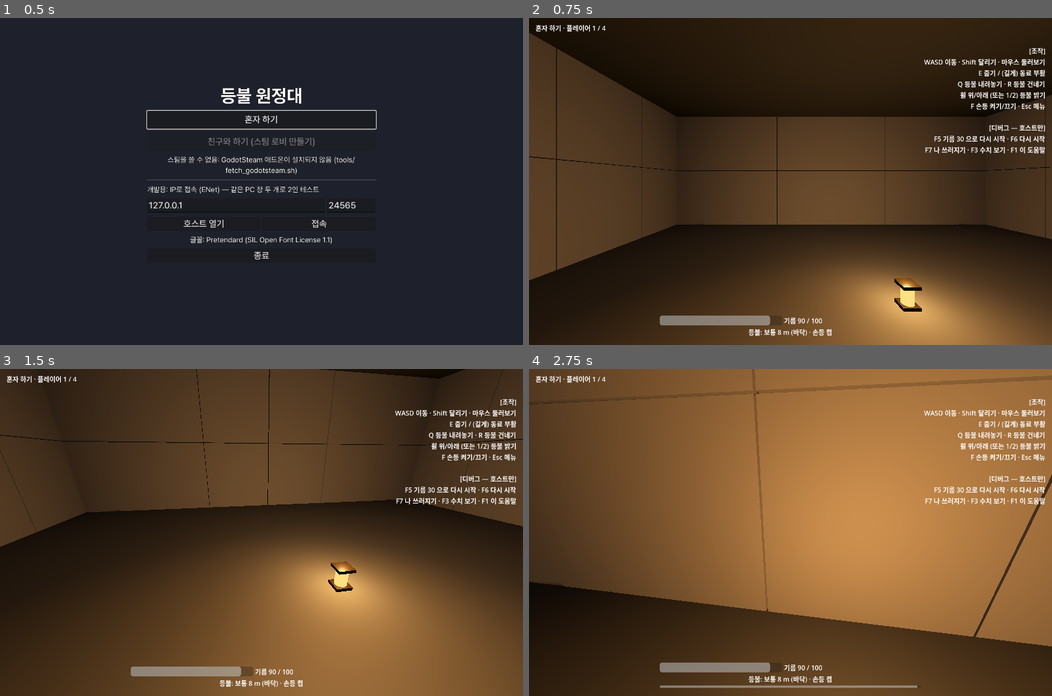
Above: before the commit, frames 1-4 (two rows, left to right).
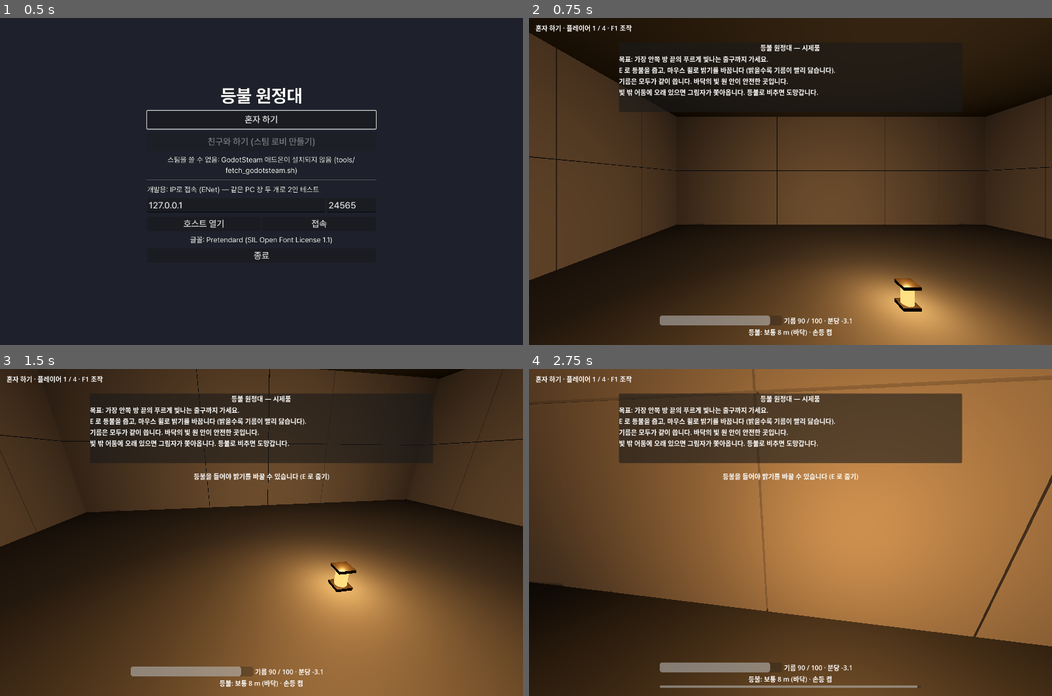
Above: after the commit, the same moments.

Repository: jjjjmd13-cmyk/fuzzy-octo-goggles
Game: Godot game, scene res://scenes/menu/main_menu.tscn
Two runs of this game, one before a commit and one after it. Both use one fixed random seed, a clock stepped at 60 frames per second and the inputs below.
Inputs (mouse positions are in pixels of both pictures, inside the frame that each line leads up to):
- Up to frame 1 (0.5 s): no input
- Up to frame 2 (0.75 s): click "혼자 하기" at 0.5 s
- Up to frame 3 (1.5 s): tap Enter at 1.25 s; move the mouse to (287, 532) at 1.27 s; hold W (move_forward) from 1.28 s (still down); hold Mouse wheel up (lantern_brighter) from 1.28 s (still down)
- Up to frame 4 (2.75 s): keep holding W (move_forward); tap Mouse wheel down (lantern_dimmer) at 1.55, 2.1 s; move the mouse to (764, 532) at 2.02 s; release Mouse wheel up (lantern_brighter) at 2.03 s; tap Shift (run) at 2.3 s

Frame 1 is identical in both runs. In frame 2, 3.4% of the frame differs, in the area x 15-99%, y 2-94%; in frame 3, 12%; in frame 4, 16%, in the area x 15-99%, y 2-93%.

Commit message:
[개발] 첫 플레이 테스트 피드백 수정 (진행 중)
- 휠 밝기: 등불을 안 들었으면 안내, 단계가 바뀌면 크게 알림
- 추적자: 몸 충돌, 어둠 속에서 닿으면 바로 공격 준비, 플레이어 쪽으로 배회
- 쫓김 경고, 시작 안내, 임시 출구·원정 성공, 기름 분당 소모 표시
- 문구는 data/text/prototype_text.tres
- tests/game/test_playtest1

Co-Authored-By: Claude Opus 5.5 <noreply@anthropic.com>
Claude-Session: https://claude.ai/code/session_011AhoxvjuUAeZ5SvtvgroTK

Diff:
--- a/data/balance/balance.tres
+++ b/data/balance/balance.tres
@@ -58,4 +58,7 @@
 proto_interact_range = 2.0
 proto_give_range = 3.0
 proto_fail_restart_delay = 5.0
+proto_exit_radius = 2.0
+proto_stalker_wander_toward_player = 0.6
+proto_stalker_contact_range = 0.9
 proto_debug_oil_start = 30.0
--- a/data/balance/balance_data.gd
+++ b/data/balance/balance_data.gd
@@ -79,6 +79,12 @@
 @export var proto_give_range := 3.0
 ## 전원 쓰러짐 뒤 다시 시작까지 (s)
 @export var proto_fail_restart_delay := 5.0
+## 임시 목표(출구) 도착 판정 반경 (m)
+@export var proto_exit_radius := 2.0
+## 추적자가 배회할 때 플레이어 쪽(빛 가장자리 바깥)으로 갈 확률 0~1. 0 이면 방 안 아무 곳.
+@export var proto_stalker_wander_toward_player := 0.6
+## 이 거리(수평, m) 안에서 어둠 속 플레이어와 몸이 닿으면 바로 공격 준비
+@export var proto_stalker_contact_range := 0.9
 ## 디버그 키(F5)로 다시 시작할 때의 시작 기름 (PLAYTEST_PROTOTYPE.md 2판째)
 @export var proto_debug_oil_start := 30.0
 
--- /dev/null
+++ b/data/text/prototype_text.gd
@@ -0,0 +1,17 @@
+extends Resource
+## 시제품 화면 문구 (기획팀이 data/text/prototype_text.tres 만 고친다).
+## %s, %d 가 들어 있는 문구는 그 자리에 숫자·이름이 들어가므로 개수와 순서를 그대로 둔다.
+
+@export var intro_title := "등불 원정대 — 시제품"
+@export_multiline var intro_body := ""
+## 판이 시작될 때 안내를 보여 주는 시간 (초)
+@export var intro_seconds := 12.0
+@export var need_lantern_hint := ""
+## %s = 단계 이름(낮춤/보통/키움), %d = 반경 m
+@export var level_notice := ""
+@export var stalked_warning := ""
+@export var attack_warning := ""
+## %d = 다시 시작까지 남은 초
+@export var success_message := ""
+## %d = 다시 시작까지 남은 초
+@export var fail_message := ""
--- /dev/null
+++ b/data/text/prototype_text.tres
@@ -0,0 +1,20 @@
+[gd_resource type="Resource" script_class="" load_steps=2 format=3]
+
+[ext_resource type="Script" path="res://data/text/prototype_text.gd" id="1_text"]
+
+[resource]
+script = ExtResource("1_text")
+intro_title = "등불 원정대 — 시제품"
+intro_body = "목표: 가장 안쪽 방 끝의 푸르게 빛나는 출구까지 가세요.
+E 로 등불을 줍고, 마우스 휠로 밝기를 바꿉니다 (밝을수록 기름이 빨리 닳습니다).
+기름은 모두가 같이 씁니다. 바닥의 빛 원 안이 안전한 곳입니다.
+빛 밖 어둠에 오래 있으면 그림자가 쫓아옵니다. 등불로 비추면 도망갑니다."
+intro_seconds = 12.0
+need_lantern_hint = "등불을 들어야 밝기를 바꿀 수 있습니다 (E 로 줍기)"
+level_notice = "등불 %s — 빛 %d m"
+stalked_warning = "무언가 어둠 속에서 다가온다…"
+attack_warning = "뒤에 있다! 빛 안으로!"
+success_message = "원정 성공!
+%d초 뒤 다시 시작"
+fail_message = "전원 쓰러짐 — 원정 실패
+%d초 뒤 다시 시작"
--- /dev/null
+++ b/scenes/art/exit_model.tscn
@@ -0,0 +1,35 @@
+[gd_scene load_steps=4 format=3 uid="uid://b7exitmodel01"]
+
+[sub_resource type="StandardMaterial3D" id="StandardMaterial3D_exit"]
+albedo_color = Color(0.3, 0.75, 0.9, 1)
+emission_enabled = true
+emission = Color(0.3, 0.75, 0.9, 1)
+emission_energy_multiplier = 1.5
+
+[sub_resource type="BoxMesh" id="BoxMesh_pillar"]
+material = SubResource("StandardMaterial3D_exit")
+size = Vector3(0.25, 2.4, 0.25)
+
+[sub_resource type="BoxMesh" id="BoxMesh_lintel"]
+material = SubResource("StandardMaterial3D_exit")
+size = Vector3(2, 0.25, 0.25)
+
+[node name="ExitModel" type="Node3D"]
+
+[node name="PillarLeft" type="MeshInstance3D" parent="."]
+transform = Transform3D(1, 0, 0, 0, 1, 0, 0, 0, 1, -0.9, 1.2, 0)
+mesh = SubResource("BoxMesh_pillar")
+
+[node name="PillarRight" type="MeshInstance3D" parent="."]
+transform = Transform3D(1, 0, 0, 0, 1, 0, 0, 0, 1, 0.9, 1.2, 0)
+mesh = SubResource("BoxMesh_pillar")
+
+[node name="Lintel" type="MeshInstance3D" parent="."]
+transform = Transform3D(1, 0, 0, 0, 1, 0, 0, 0, 1, 0, 2.4, 0)
+mesh = SubResource("BoxMesh_lintel")
+
+[node name="Glow" type="OmniLight3D" parent="."]
+transform = Transform3D(1, 0, 0, 0, 1, 0, 0, 0, 1, 0, 1.2, 0.5)
+light_color = Color(0.4, 0.8, 1, 1)
+light_energy = 1.2
+omni_range = 4.0
--- a/scenes/game/hud.tscn
+++ b/scenes/game/hud.tscn
@@ -71,6 +71,58 @@
 theme_type_variation = &"PromptLabel"
 horizontal_alignment = 1
 
+[node name="Intro" type="PanelContainer" parent="."]
+anchors_preset = 5
+anchor_left = 0.5
+anchor_right = 0.5
+offset_left = -420.0
+offset_top = 60.0
+offset_right = 420.0
+offset_bottom = 230.0
+grow_horizontal = 2
+mouse_filter = 2
+
+[node name="Box" type="VBoxContainer" parent="Intro"]
+layout_mode = 2
+mouse_filter = 2
+
+[node name="Title" type="Label" parent="Intro/Box"]
+layout_mode = 2
+theme_type_variation = &"PromptLabel"
+horizontal_alignment = 1
+
+[node name="Body" type="Label" parent="Intro/Box"]
+layout_mode = 2
+autowrap_mode = 3
+
+[node name="Notice" type="Label" parent="."]
+anchors_preset = 5
+anchor_left = 0.5
+anchor_right = 0.5
+offset_left = -460.0
+offset_top = 250.0
+offset_right = 460.0
+offset_bottom = 300.0
+grow_horizontal = 2
+theme_type_variation = &"PromptLabel"
+horizontal_alignment = 1
+
+[node name="Warning" type="Label" parent="."]
+anchors_preset = 8
+anchor_left = 0.5
+anchor_top = 0.5
+anchor_right = 0.5
+anchor_bottom = 0.5
+offset_left = -460.0
+offset_top = 40.0
+offset_right = 460.0
+offset_bottom = 90.0
+grow_horizontal = 2
+grow_vertical = 2
+theme_override_colors/font_color = Color(1, 0.4, 0.3, 1)
+theme_type_variation = &"PromptLabel"
+horizontal_alignment = 1
+
 [node name="Bottom" type="VBoxContainer" parent="."]
 anchors_preset = 7
 anchor_left = 0.5
--- a/scenes/game/world.tscn
+++ b/scenes/game/world.tscn
@@ -10,6 +10,7 @@
 [ext_resource type="Script" path="res://scripts/game/stalker.gd" id="8_stalker"]
 [ext_resource type="PackedScene" uid="uid://b7stalkmdl001" path="res://scenes/art/stalker_model.tscn" id="9_stalker_model"]
 [ext_resource type="PackedScene" uid="uid://b7hud00000001" path="res://scenes/game/hud.tscn" id="10_hud"]
+[ext_resource type="PackedScene" uid="uid://b7exitmodel01" path="res://scenes/art/exit_model.tscn" id="11_exit"]
 
 [sub_resource type="Environment" id="Environment_dark"]
 background_mode = 1
@@ -163,8 +164,13 @@
 [node name="BottleC" parent="Bottles" instance=ExtResource("7_bottle")]
 transform = Transform3D(1, 0, 0, 0, 1, 0, 0, 0, 1, 8, 0, -16)
 
+[node name="Exit" type="Node3D" parent="."]
+transform = Transform3D(1, 0, 0, 0, 1, 0, 0, 0, 1, 12, 0, -16.8)
+
+[node name="Model" parent="Exit" instance=ExtResource("11_exit")]
+
 [node name="Stalker" type="CharacterBody3D" parent="."]
-transform = Transform3D(1, 0, 0, 0, 1, 0, 0, 0, 1, 15, 0.05, -16)
+transform = Transform3D(1, 0, 0, 0, 1, 0, 0, 0, 1, 8, 0.05, -13)
 collision_layer = 4
 script = ExtResource("8_stalker")
 
--- a/scenes/player/player.tscn
+++ b/scenes/player/player.tscn
@@ -40,6 +40,7 @@
 
 [node name="Player" type="CharacterBody3D"]
 collision_layer = 2
+collision_mask = 5
 script = ExtResource("1_player")
 
 [node name="CollisionShape3D" type="CollisionShape3D" parent="."]
--- a/scripts/game/expedition.gd
+++ b/scripts/game/expedition.gd
@@ -10,7 +10,7 @@
 signal player_downed(peer_id: int)
 signal player_revived(peer_id: int, reviver_id: int)
 
-enum Phase { PLAYING, FAILED }
+enum Phase { PLAYING, FAILED, SUCCEEDED }
 
 ## 요청 종류 (request 의 action).
 const ACT_PICKUP_LANTERN := "pickup_lantern"
@@ -146,7 +146,7 @@
 	if not is_host():
 		return
 	var players: Array = world.get_players()
-	if phase == Phase.FAILED:
+	if phase != Phase.PLAYING:
 		restart_in -= delta
 		if restart_in <= 0.0:
 			reset_round()
@@ -161,6 +161,17 @@
 	if not players.is_empty() and players.all(func(p: Node) -> bool: return not p.is_active()):
 		phase = Phase.FAILED
 		restart_in = Tuning.data.proto_fail_restart_delay
+	elif _all_active_at_exit(players):
+		phase = Phase.SUCCEEDED
+		restart_in = Tuning.data.proto_fail_restart_delay
+
+
+## 임시 목표: 쓰러지지 않은 플레이어가 모두 출구(방 C 끝) 가까이에 오면 원정 성공.
+func _all_active_at_exit(players: Array) -> bool:
+	var exit_pos: Vector3 = world.get_node("Exit").global_position
+	var active := players.filter(func(p: Node) -> bool: return p.is_active())
+	return not active.is_empty() and active.all(
+		func(p: Node) -> bool: return horizontal_distance(p.global_position, exit_pos) <= Tuning.data.proto_exit_radius)
 
 
 func _tick_oil(delta: float) -> void:
--- a/scripts/game/hud.gd
+++ b/scripts/game/hud.gd
@@ -1,5 +1,8 @@
 extends CanvasLayer
 ## 시제품 화면 표시. 모든 값은 동기화된 상태를 읽기만 한다 (판정은 호스트).
+## 문구는 data/text/prototype_text.tres (기획팀이 고치는 곳).
+
+const TEXT: Resource = preload("res://data/text/prototype_text.tres")
 
 const HELP_TEXT := """[조작]
 WASD 이동 · Shift 달리기 · 마우스 둘러보기
@@ -26,6 +29,15 @@
 @onready var help_label: Label = $Help
 @onready var debug_label: Label = $Debug
 @onready var pause_menu: Control = $PauseMenu
+@onready var intro_panel: Control = $Intro
+@onready var intro_label: Label = $Intro/Box/Body
+@onready var notice_label: Label = $Notice
+@onready var warning_label: Label = $Warning
+
+var _intro_left := 0.0
+var _notice_left := 0.0
+var _last_phase := -1
+var _last_level_key := ""
 
 
 func _ready() -> void:
@@ -34,8 +46,19 @@
 	invite_button.pressed.connect(Net.invite_friends)
 	pause_menu.hide()
 	debug_label.hide()
+	help_label.hide()  # 처음엔 안내(Intro)가 같은 자리를 쓴다. F1 로 연다.
 	help_label.text = HELP_TEXT % int(Tuning.data.proto_debug_oil_start)
 	revive_bar.max_value = Tuning.data.down_revive_time
+	$Intro/Box/Title.text = TEXT.intro_title
+	intro_label.text = TEXT.intro_body
+	notice_label.text = ""
+	warning_label.text = ""
+
+
+## 화면 가운데 위에 잠깐 크게 띄우는 안내.
+func show_notice(text: String, seconds: float = 2.0) -> void:
+	notice_label.text = text
+	_notice_left = seconds
 
 
 func is_paused() -> bool:
@@ -61,20 +84,21 @@
 	Input.mouse_mode = Input.MOUSE_MODE_VISIBLE if paused else Input.MOUSE_MODE_CAPTURED
 
 
-func _process(_delta: float) -> void:
+func _process(delta: float) -> void:
 	var data: Resource = Tuning.data
 	var expedition: Node = world.expedition
 	var oil_tank: Node = world.oil_tank
 	var lantern: Node3D = world.lantern
 	var me: Node = world.get_local_player()
 
-	status_label.text = "%s · 플레이어 %d / %d" % [Net.status_text, world.get_players().size(), Net.MAX_PLAYERS]
+	status_label.text = "%s · 플레이어 %d / %d · F1 조작" % [Net.status_text, world.get_players().size(), Net.MAX_PLAYERS]
 	invite_button.visible = Net.can_invite_friends()
 
 	oil_bar.max_value = data.oil_max
 	oil_bar.value = oil_tank.oil
 	if oil_tank.has_oil():
-		oil_label.text = "기름 %d / %d%s" % [ceili(oil_tank.oil), int(data.oil_max), "  부족!" if oil_tank.is_low() else ""]
+		oil_label.text = "기름 %d / %d · 분당 -%.1f%s" % [
+			ceili(oil_tank.oil), int(data.oil_max), expedition.oil_drain_per_minute(), "  부족!" if oil_tank.is_low() else ""]
 	elif oil_tank.in_wick():
 		oil_label.text = "기름 없음 — 심지 %d초" % ceili(oil_tank.wick_left)
 	else:
@@ -90,8 +114,11 @@
 		light_text += " · 손등 %s" % ("켬" if me.is_handlamp_lit() else ("꺼짐" if not me.handlamp_on else "—"))
 	light_label.text = light_text
 
+	_update_timers(delta, expedition)
 	if me == null:
 		return
+	_update_level_notice(me, lantern)
+	_update_warning(me)
 	vignette.material.set_shader_parameter("amount", me.dark / data.dark_max)
 	stamina_bar.max_value = data.player_stamina
 	stamina_bar.value = me.stamina
@@ -126,9 +153,46 @@
 	revive_bar.value = progress
 
 
+## 판이 (다시) 시작되면 안내를 보여 주고, 안내·알림 시간을 줄인다.
+func _update_timers(delta: float, expedition: Node) -> void:
+	if expedition.phase != _last_phase:
+		if expedition.phase == expedition.Phase.PLAYING:
+			_intro_left = TEXT.intro_seconds
+		_last_phase = expedition.phase
+	_intro_left = maxf(_intro_left - delta, 0.0)
+	intro_panel.visible = _intro_left > 0.0
+	_notice_left = maxf(_notice_left - delta, 0.0)
+	if _notice_left <= 0.0:
+		notice_label.text = ""
+
+
+## 내가 든 등불의 밝기 단계가 바뀌면 크게 알린다 (플레이 테스트 1: "휠을 굴려도 똑같다").
+func _update_level_notice(me: Node, lantern: Node3D) -> void:
+	var key := ""
+	if lantern.holder_peer == me.get_peer_id():
+		key = "%s/%d" % [lantern.level_name(), int(lantern.light_radius())]
+	if key != _last_level_key and not key.is_empty() and not _last_level_key.is_empty():
+		show_notice(TEXT.level_notice % [lantern.level_name(), int(lantern.light_radius())], 1.5)
+	_last_level_key = key
+
+
+## 추적자가 나를 노리면 경고 (플레이 테스트 1: "언제 쫓아오는지 모르겠다").
+func _update_warning(me: Node) -> void:
+	var stalker: Node = world.stalker
+	var text := ""
+	if stalker.target_peer == me.get_peer_id() and me.is_active():
+		if stalker.state == stalker.State.ATTACK:
+			text = TEXT.attack_warning
+		elif stalker.state == stalker.State.STALK:
+			text = TEXT.stalked_warning
+	warning_label.text = text
+
+
 func _update_center(me: Node, expedition: Node) -> void:
-	if expedition.phase == expedition.Phase.FAILED:
-		center_label.text = "전원 쓰러짐 — 원정 실패\n%d초 뒤 다시 시작" % ceili(expedition.restart_in)
+	if expedition.phase == expedition.Phase.SUCCEEDED:
+		center_label.text = TEXT.success_message % ceili(expedition.restart_in)
+	elif expedition.phase == expedition.Phase.FAILED:
+		center_label.text = TEXT.fail_message % ceili(expedition.restart_in)
 	elif me.knocked_out:
 		center_label.text = "기절했습니다\n(이번 판에서는 다시 일어날 수 없습니다)"
 	elif me.downed:
--- a/scripts/game/stalker.gd
+++ b/scripts/game/stalker.gd
@@ -80,6 +80,12 @@
 	# 빛을 맞으면 어느 상태든 후퇴 (후퇴 중 제외).
 	if state != State.FLEE and _lit_time >= data.stalker_light_flee_time:
 		_enter(State.FLEE)
+	# 어둠 속에서 몸이 닿으면 게이지와 상관없이 바로 공격 준비 (플레이 테스트 1: "통과해도 상관없다").
+	if state != State.FLEE and state != State.ATTACK:
+		var touched := _touching_player(expedition)
+		if touched != null:
+			target_peer = touched.get_peer_id()
+			_enter(State.ATTACK)
 	if state == State.ATTACK:
 		_tick_attack(delta, expedition)
 
@@ -159,6 +165,14 @@
 	return best
 
 
+func _touching_player(expedition: Node) -> Node:
+	for player in _world().get_players():
+		if player.is_active() and not expedition.is_in_big_light(player.global_position) \
+				and expedition.horizontal_distance(global_position, player.global_position) <= Tuning.data.proto_stalker_contact_range:
+			return player
+	return null
+
+
 func _try_start_stalk() -> bool:
 	var candidate := _find_candidate()
 	if candidate == null:
@@ -180,7 +194,7 @@
 		State.WANDER:
 			_speed = data.stalker_wander_speed
 			target_peer = 0
-			agent.target_position = _random_nav_point()
+			agent.target_position = _wander_point()
 		State.STALK:
 			_speed = data.stalker_stalk_speed
 		State.ATTACK:
@@ -225,6 +239,26 @@
 	rotation.y = lerp_angle(rotation.y, atan2(-dir.x, -dir.z), minf(delta * 8.0, 1.0))
 
 
+## 배회 목적지. proto_stalker_wander_toward_player 확률로 플레이어 쪽으로 간다:
+## 플레이어가 큰 빛 안이면 그 빛 가장자리 바로 바깥(추적자 쪽), 어둠 속이면 플레이어 근처.
+## 빛을 들고 다녀도 추적자가 모습을 드러내 기다리게 하려는 것 (플레이 테스트 1: "괴물이 반응을 안 한다").
+func _wander_point() -> Vector3:
+	var expedition: Node = _expedition()
+	var players: Array = _world().get_players().filter(func(p: Node) -> bool: return p.is_active())
+	if players.is_empty() or _rng.randf() >= Tuning.data.proto_stalker_wander_toward_player:
+		return _random_nav_point()
+	var player: Node3D = players[_rng.randi() % players.size()]
+	var point := player.global_position
+	if expedition.is_in_big_light(point):
+		var center: Vector3 = expedition.lantern.light_center()
+		var away := global_position - center
+		away.y = 0.0
+		if away.length() < 0.1:
+			away = Vector3.FORWARD
+		point = center + away.normalized() * (expedition.lantern.light_radius() + 1.5)
+	return NavigationServer3D.map_get_closest_point(get_world_3d().navigation_map, point)
+
+
 func _random_nav_point() -> Vector3:
 	var map := get_world_3d().navigation_map
 	var point := NavigationServer3D.map_get_random_point(map, agent.navigation_layers, false)
--- a/scripts/game/world.gd
+++ b/scripts/game/world.gd
@@ -48,10 +48,11 @@
 		expedition.send_request(expedition.ACT_DROP_LANTERN)
 	elif event.is_action_pressed("lantern_give"):
 		expedition.send_request(expedition.ACT_GIVE_LANTERN)
-	elif event.is_action_pressed("lantern_brighter"):
-		expedition.send_request(expedition.ACT_LANTERN_LEVEL, 1)
-	elif event.is_action_pressed("lantern_dimmer"):
-		expedition.send_request(expedition.ACT_LANTERN_LEVEL, -1)
+	elif event.is_action_pressed("lantern_brighter") or event.is_action_pressed("lantern_dimmer"):
+		if lantern.holder_peer != me.get_peer_id():
+			hud.show_notice(hud.TEXT.need_lantern_hint, 2.5)
+		else:
+			expedition.send_request(expedition.ACT_LANTERN_LEVEL, 1 if event.is_action_pressed("lantern_brighter") else -1)
 	elif event.is_action_pressed("debug_restart_low_oil"):
 		expedition.send_request(expedition.ACT_DEBUG_RESTART, int(Tuning.data.proto_debug_oil_start))
 	elif event.is_action_pressed("debug_restart"):
--- /dev/null
+++ b/tests/game/test_playtest1.gd
@@ -0,0 +1,137 @@
+extends "res://tests/qa_test.gd"
+## 첫 플레이 테스트(사람 대표, 혼자 하기) 피드백 확인.
+##  3. 휠 밝기: 등불을 안 들었으면 안내, 들면 단계가 바뀌고 크게 알림 (실제 입력 이벤트로)
+##  4. 추적자: 어둠 속에서 몸이 닿으면 바로 공격 준비, 몸을 통과할 수 없음,
+##     등불을 들고 있어도 2분 안에 빛 가장자리까지 와서 모습을 드러냄
+##  1. 시작 안내가 보이고, 출구에 도착하면 원정 성공 → 다시 시작
+
+const Stalker := preload("res://scripts/game/stalker.gd")
+
+var world: Node
+var expedition: Node
+var hud: Node
+var me: Node
+
+
+func run_test() -> void:
+	time_limit_sec = 300.0
+	get_tree().current_scene = null
+	Net.start_offline()
+	await Net.session_started
+	world = get_tree().current_scene
+	expedition = world.expedition
+	hud = world.hud
+	me = world.get_player(1)
+	expedition.drain_enabled = false
+	world.stalker.set_physics_process(false)
+	await _frames(3)
+
+	check(hud.intro_panel.visible, "시작 안내가 보임")
+
+	# --- 3. 휠 밝기
+	_wheel(MOUSE_BUTTON_WHEEL_UP)
+	await _input_settle()
+	check_eq(world.lantern.level, 1, "등불 안 들었을 때 휠 → 밝기 그대로")
+	check_eq(hud.notice_label.text, hud.TEXT.need_lantern_hint, "등불을 들라는 안내")
+	await _move_me(world.lantern.ground_position + Vector3(0, 0, 1))
+	_key(KEY_E)
+	await _input_settle()
+	check_eq(world.lantern.holder_peer, 1, "E 로 등불 주움")
+	_wheel(MOUSE_BUTTON_WHEEL_UP)
+	await _input_settle()
+	check_eq(world.lantern.level, 2, "휠 위 → 키움")
+	check(hud.notice_label.text.contains("키움") and hud.notice_label.text.contains("12"), "밝기 바뀜을 크게 알림 (%s)" % hud.notice_label.text)
+	_wheel(MOUSE_BUTTON_WHEEL_DOWN)
+	_wheel(MOUSE_BUTTON_WHEEL_DOWN)
+	await _input_settle()
+	check_eq(world.lantern.level, 0, "휠 아래 두 번 → 낮춤")
+	expedition.send_request(expedition.ACT_DROP_LANTERN)
+
+	# --- 4a. 몸을 통과할 수 없음
+	var stalker: CharacterBody3D = world.stalker
+	await _move_me(Vector3(12, 0, 3))
+	stalker.global_position = Vector3(12, 0.05, 1.5)
+	await _frames(2)
+	Input.action_press("move_forward")
+	await _wait(1.0)
+	Input.action_release("move_forward")
+	check(me.global_position.z > stalker.global_position.z + 0.5, "추적자 몸을 통과하지 못함 (나 z=%.2f, 추적자 z=%.2f)" % [me.global_position.z, stalker.global_position.z])
+
+	# --- 4b. 어둠 속에서 닿으면 바로 공격 준비 (어둠 게이지와 상관없이)
+	me.dark = 0.0
+	stalker.reset()
+	stalker.global_position = me.global_position + Vector3(0.5, 0, 0)
+	stalker.set_physics_process(true)
+	await _wait(0.3)
+	check_eq(stalker.state, Stalker.State.ATTACK, "닿자마자 공격 준비 (어둠 %.0f)" % me.dark)
+	await _wait(1.0)
+	check(me.downed or expedition.phase != expedition.Phase.PLAYING, "준비 동작 뒤 잡힘")
+	await _wait(Tuning.data.proto_fail_restart_delay + 0.5)
+	check_eq(expedition.phase, expedition.Phase.PLAYING, "다시 시작")
+
+	# --- 4c. 등불을 들고 빛 안에만 있어도, 2분(게임 시간) 안에 빛 가장자리에 모습을 드러냄
+	await _move_me(world.lantern.ground_position + Vector3(0, 0, 1))
+	expedition.send_request(expedition.ACT_PICKUP_LANTERN)
+	await _move_me(Vector3(10, 0, 0))
+	stalker.reset()
+	Engine.time_scale = 4.0
+	var game_time := 0.0
+	var radius: float = world.lantern.light_radius()
+	var seen := false
+	while game_time < 120.0:
+		await get_tree().physics_frame
+		game_time += get_physics_process_delta_time()
+		if expedition.horizontal_distance(stalker.global_position, me.global_position) <= radius + 2.0:
+			seen = true
+			break
+	Engine.time_scale = 1.0
+	print("빛 가장자리에 나타나기까지 게임 시간 %.1f초" % game_time)
+	check(seen, "등불을 들고 있어도 %.0f초 안에 빛 가장자리(%.0f m 안)에 나타남" % [game_time, radius + 2.0])
+	check(not me.downed, "빛 안에서는 잡히지 않음")
+
+	# --- 1. 출구 도착 → 원정 성공 → 다시 시작
+	stalker.set_physics_process(false)
+	await _move_me(world.get_node("Exit").global_position + Vector3(0, 0, 1))
+	await _frames(3)
+	check_eq(expedition.phase, expedition.Phase.SUCCEEDED, "출구에 도착하면 원정 성공")
+	check(hud.center_label.text.contains("성공"), "성공 화면 (%s)" % hud.center_label.text)
+	await _wait(Tuning.data.proto_fail_restart_delay + 0.5)
+	check_eq(expedition.phase, expedition.Phase.PLAYING, "성공 뒤 다시 시작")
+	check(hud.intro_panel.visible, "다시 시작하면 안내가 다시 보임")
+	await Net.leave_session()
+
+
+## 넣은 입력은 다음 idle 프레임에 처리되므로 process_frame 을 기다린다.
+func _input_settle() -> void:
+	for i in 3:
+		await get_tree().process_frame
+
+
+func _wheel(button: MouseButton) -> void:
+	for pressed in [true, false]:
+		var event := InputEventMouseButton.new()
+		event.button_index = button
+		event.pressed = pressed
+		Input.parse_input_event(event)
+
+
+func _key(keycode: Key) -> void:
+	for pressed in [true, false]:
+		var event := InputEventKey.new()
+		event.physical_keycode = keycode
+		event.pressed = pressed
+		Input.parse_input_event(event)
+
+
+func _move_me(pos: Vector3) -> void:
+	me.teleport(Vector3(pos.x, 0.1, pos.z), 0.0)
+	await _frames(3)
+
+
+func _frames(count: int) -> void:
+	for i in count:
+		await get_tree().physics_frame
+
+
+func _wait(sec: float) -> void:
+	await get_tree().create_timer(sec, true, true).timeout
--- /dev/null
+++ b/tests/game/test_playtest1.tscn
@@ -0,0 +1,6 @@
+[gd_scene load_steps=2 format=3]
+
+[ext_resource type="Script" path="res://tests/game/test_playtest1.gd" id="1_test"]
+
+[node name="TestPlaytest1" type="Node"]
+script = ExtResource("1_test")
Not shown, added: data/text/prototype_text.gd.uid
Not shown, added: tests/game/test_playtest1.gd.uid
Not shown, changed: docs/dev/PROTOTYPE.md
Not shown, changed: docs/status/dev.md
